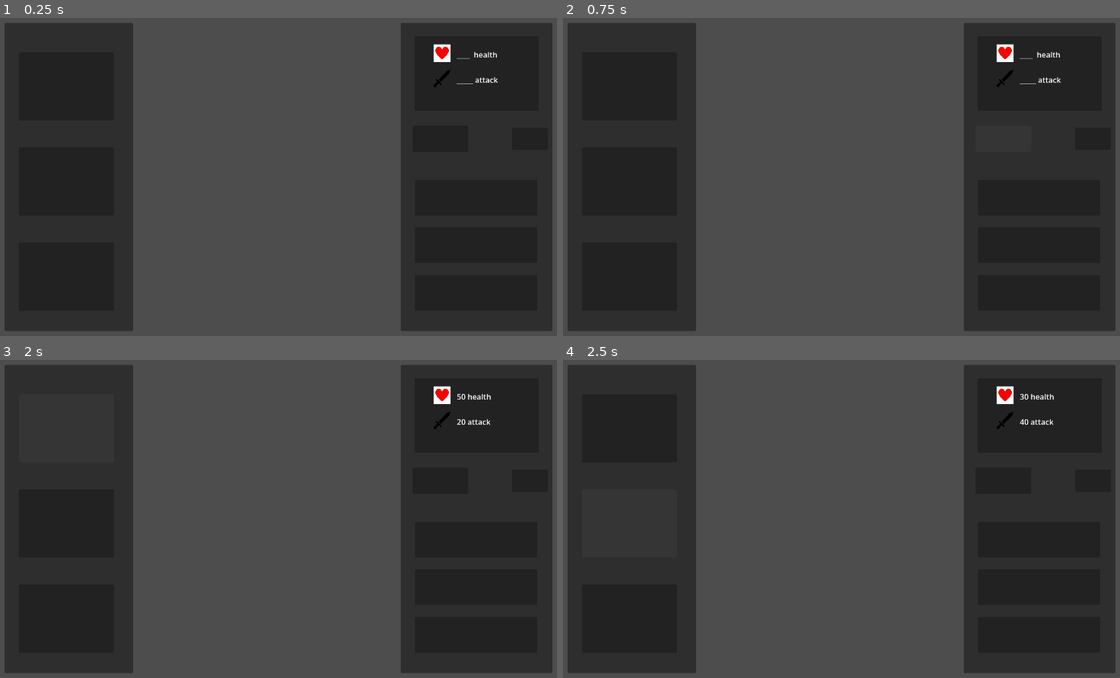
Above: before the commit, frames 1-4 (two rows, left to right).
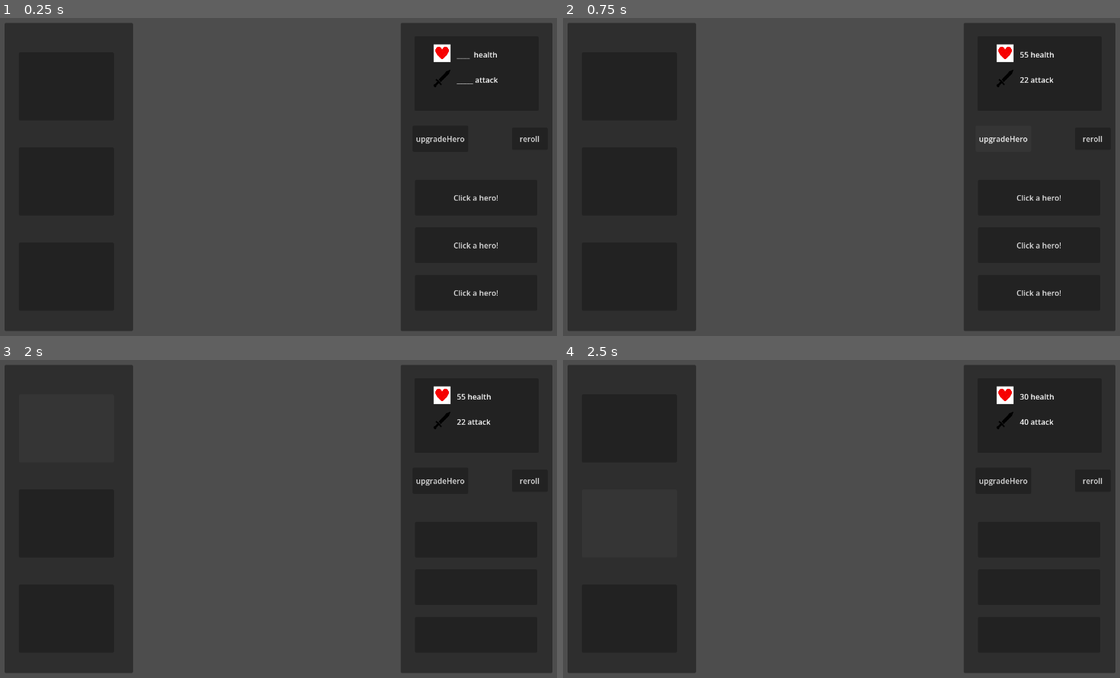
Above: after the commit, the same moments.

Repository: Kaeleb-Greene/dungeoneers-2
Game: Godot game, scene res://Scenes/shop.tscn
The game is run twice, just before and just after one commit, with the same random seed, the same clock (stepped at 60 frames per second) and the same inputs. This scene is started directly instead of the project's main scene.
Inputs (mouse positions are in pixels of both pictures, inside the frame that each line leads up to):
- Up to frame 1 (0.25 s): no input
- Up to frame 2 (0.75 s): click (1003, 138) at 0.5 s
- Up to frame 3 (2 s): click (66, 429) at 1.25 s
- Up to frame 4 (2.5 s): click (629, 522) at 2 s

The runs differ from the first frame. In frame 1, 0.3% of the frame differs, in the area x 74-97%, y 37-88%; in frame 2, 0.5%, in the area x 74-97%, y 10-88%; in frame 3, 0.1%; in frame 4, 0.1%.

Commit message:
setting up shop hero upgrades
setting up shop hero upgrades

Diff:
--- a/Scenes/shop.tscn
+++ b/Scenes/shop.tscn
@@ -1,9 +1,10 @@
 [gd_scene format=3 uid="uid://bp347uortgpy5"]
 
-[ext_resource type="Script" uid="uid://b7fbg1vhs0ccs" path="res://character_stats.gd" id="1_fgaav"]
-[ext_resource type="Texture2D" uid="uid://cmpo8elinj77k" path="res://placeholderSword.png" id="2_6lah5"]
-[ext_resource type="Texture2D" uid="uid://c82qx0ai7v18p" path="res://placeholderHealth.png" id="3_gmb2m"]
-[ext_resource type="Script" uid="uid://1i8qswv7jw5u" path="res://pause_ui.gd" id="4_8kdgp"]
+[ext_resource type="Script" uid="uid://b7fbg1vhs0ccs" path="res://Scripts/character_stats.gd" id="1_fgaav"]
+[ext_resource type="Script" uid="uid://0cv1xskgfvou" path="res://Scenes/shopUpgrades.gd" id="1_k6jq0"]
+[ext_resource type="Texture2D" uid="uid://cmpo8elinj77k" path="res://Assets/Other/placeholderSword.png" id="2_6lah5"]
+[ext_resource type="Texture2D" uid="uid://c82qx0ai7v18p" path="res://Assets/Other/placeholderHealth.png" id="3_gmb2m"]
+[ext_resource type="Script" uid="uid://1i8qswv7jw5u" path="res://Scripts/pause_ui.gd" id="4_8kdgp"]
 
 [node name="Node2D" type="Node2D" unique_id=1430072747]
 
@@ -15,6 +16,7 @@
 offset_left = 833.0
 offset_right = 1152.0
 offset_bottom = 648.0
+script = ExtResource("1_k6jq0")
 
 [node name="abilityUpgrade1" type="Button" parent="upgrades" unique_id=418779002]
 layout_mode = 0
@@ -22,6 +24,7 @@
 offset_top = 530.0
 offset_right = 287.0
 offset_bottom = 605.0
+text = "Click a hero!"
 
 [node name="abilityUpgrade2" type="Button" parent="upgrades" unique_id=1053079222]
 layout_mode = 0
@@ -29,6 +32,7 @@
 offset_top = 430.0
 offset_right = 287.0
 offset_bottom = 505.0
+text = "Click a hero!"
 
 [node name="abilityUpgrade3" type="Button" parent="upgrades" unique_id=1864353907]
 layout_mode = 0
@@ -36,6 +40,7 @@
 offset_top = 330.0
 offset_right = 287.0
 offset_bottom = 405.0
+text = "Click a hero!"
 
 [node name="reroll" type="Button" parent="upgrades" unique_id=416708368]
 layout_mode = 0
@@ -43,6 +48,8 @@
 offset_top = 220.0
 offset_right = 309.0
 offset_bottom = 267.0
+text = "reroll
+"
 
 [node name="upgradeHero" type="Button" parent="upgrades" unique_id=407854011]
 layout_mode = 0
@@ -50,6 +57,7 @@
 offset_top = 216.0
 offset_right = 142.0
 offset_bottom = 271.0
+text = "upgradeHero"
 
 [node name="characterStats" type="Panel" parent="upgrades" unique_id=194009719]
 layout_mode = 0
@@ -224,8 +232,14 @@
 "
 
 [connection signal="mouse_entered" from="upgrades/upgradeHero" to="upgrades/characterStats" method="_on_upgrade_hero_mouse_entered"]
+[connection signal="pressed" from="upgrades/upgradeHero" to="upgrades" method="_on_upgrade_hero_pressed"]
+[connection signal="pressed" from="upgrades/upgradeHero" to="upgrades/characterStats" method="_on_upgrade_hero_pressed"]
+[connection signal="mouse_entered" from="upgrades/characterStats/healthStat" to="upgrades/characterStats" method="_on_health_stat_mouse_entered"]
+[connection signal="pressed" from="heroes/hero1" to="upgrades" method="_on_hero_1_pressed"]
 [connection signal="pressed" from="heroes/hero1" to="upgrades/characterStats" method="_on_hero_1_pressed"]
+[connection signal="pressed" from="heroes/hero2" to="upgrades" method="_on_hero_2_pressed"]
 [connection signal="pressed" from="heroes/hero2" to="upgrades/characterStats" method="_on_hero_2_pressed"]
+[connection signal="pressed" from="heroes/hero3" to="upgrades" method="_on_hero_3_pressed"]
 [connection signal="pressed" from="heroes/hero3" to="upgrades/characterStats" method="_on_hero_3_pressed"]
 [connection signal="pressed" from="pauseUI/pauseMenu/ResumeButton" to="upgrades/characterStats" method="_on_resume_button_pressed"]
 [connection signal="pressed" from="pauseUI/pauseMenu/ResumeButton" to="pauseUI" method="_on_resume_button_pressed"]
--- /dev/null
+++ b/Scenes/shopUpgrades.gd
@@ -0,0 +1,24 @@
+extends Panel
+
+@onready var ability_menu1 = $abilityUpgrade1
+@onready var ability_menu2 = $abilityUpgrade2
+@onready var ability_menu3 = $abilityUpgrade3
+
+func _on_hero_1_pressed() -> void:
+	ability_menu1.text = ""
+	ability_menu2.text = ""
+	ability_menu3.text = ""
+
+	#if level = blah pick 3 abilities from this list random number 1-40 etc.
+
+
+func _on_hero_2_pressed() -> void:
+	ability_menu1.text = ""
+	ability_menu2.text = ""
+	ability_menu3.text = ""
+
+
+func _on_hero_3_pressed() -> void:
+	ability_menu1.text = ""
+	ability_menu2.text = ""
+	ability_menu3.text = ""
--- a/Scripts/character_stats.gd
+++ b/Scripts/character_stats.gd
@@ -1,5 +1,7 @@
 extends Panel
 
+@onready var upgrade_Hero = $upgradeHero
+var currHero = 0
 var hero1Health :int = 50
 var hero1Attack :int = 20
 var hero2Health :int = 30
@@ -14,12 +16,33 @@
 func _on_hero_1_pressed() -> void:
 	$healthStat.text = str(hero1Health) + " health"
 	$attackStat.text = str(hero1Attack) + " attack"
+	var currHero = 1
 
 func _on_hero_2_pressed() -> void:
 	$healthStat.text = str(hero2Health) + " health"
 	$attackStat.text = str(hero2Attack) + " attack"
+	var currHero = 2
 
 
 func _on_hero_3_pressed() -> void:
 	$healthStat.text = str(hero3Health) + " health"
 	$attackStat.text = str(hero3Attack) + " attack"
+	var currHero = 3
+
+
+func _on_upgrade_hero_pressed() -> void:
+		hero1Health = hero1Health * 1.10
+		hero1Attack = hero1Attack * 1.10
+		$attackStat.text = str(hero1Attack) + " attack"
+		$healthStat.text = str(hero1Health) + " health"
+
+
+
+
+
+
+
+func _on_upgrade_hero_mouse_entered() -> void:
+	if currHero == 1:
+		$attackStat.text = str(hero1Attack * 1.10) + " attack"
+		$healthStat.text = str(hero1Health * 1.10) + " health"
--- a/project.godot
+++ b/project.godot
@@ -32,6 +32,11 @@
 "events": [Object(InputEventKey,"resource_local_to_scene":false,"resource_name":"","device":0,"window_id":0,"alt_presse …(194 unchanged characters)…
 ]
 }
+pause={
+"deadzone": 0.2,
+"events": [Object(InputEventKey,"resource_local_to_scene":false,"resource_name":"","device":16,"window_id":0,"alt_pressed":false,"shift_pressed":false,"ctrl_pressed":false,"meta_pressed":false,"pressed":false,"keycode":0,"physical_keycode":4194305,"key_label":0,"unicode":0,"location":0,"echo":false,"script":null)
+]
+}
 
 [physics]
 
Not shown, changed: Assets/Other/21412412.jpg.import
Not shown, changed: Assets/Other/placeholderHealth.png.import
Not shown, changed: Assets/Other/placeholderSword.png.import
Not shown, added: Scenes/shopUpgrades.gd.uid
